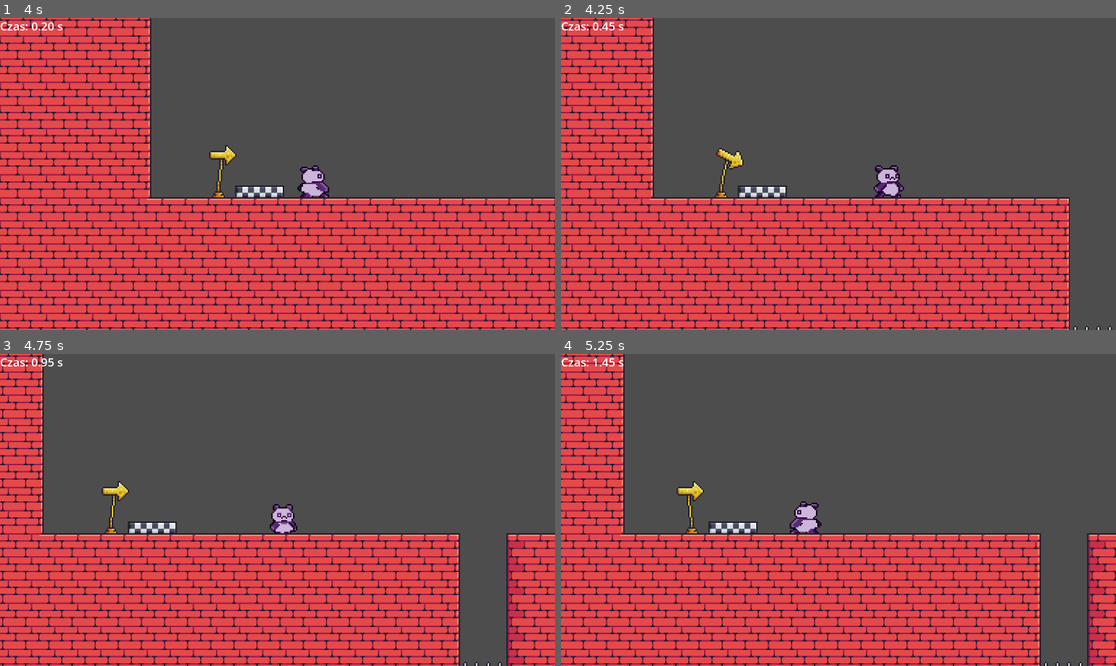
Above: before the commit, frames 1-4 (two rows, left to right).
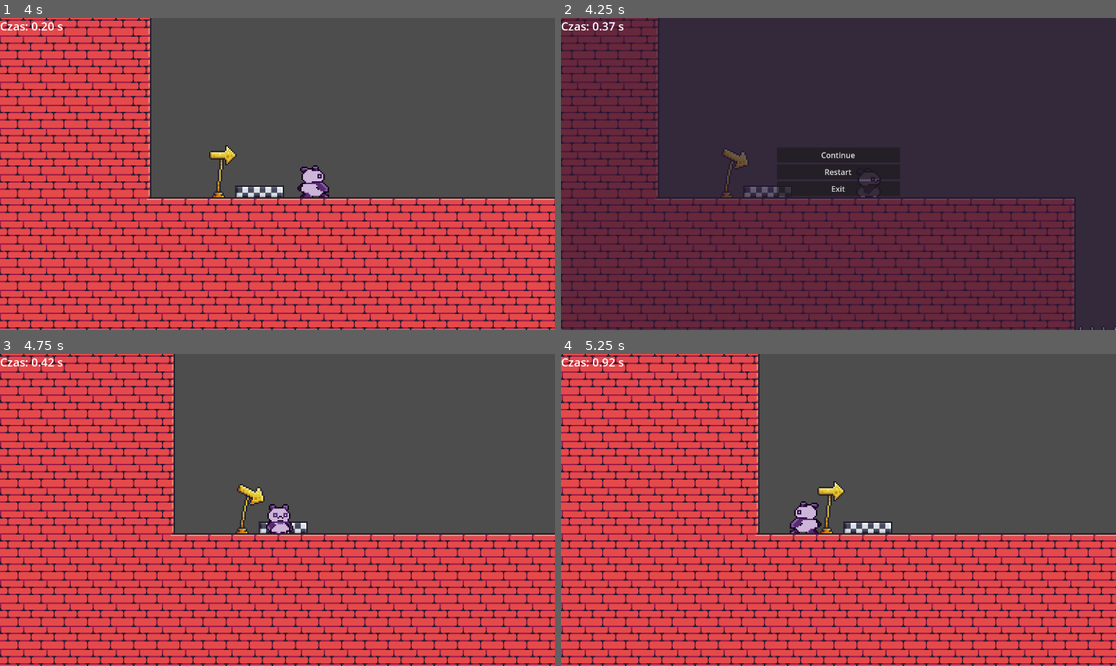
Above: after the commit, the same moments.

Repository: akotu235/panda5
Game: Godot game, scene res://scenes/game.tscn
Same seed, same stepped clock (60 frames per second), same inputs: the game is played once before the commit and once after it. Before the commit the project starts from res://scenes/world.tscn.
Inputs (mouse positions are in pixels of both pictures, inside the frame that each line leads up to):
- Up to frame 1 (4 s): hold Right (move_right) 0.53-2.03 s; tap Space (jump) at 0.77, 1.52, 3.02, 3.77 s; hold Left (move_left) 2.03-2.78 s; hold Right (move_right) from 2.78 s (still down)
- Up to frame 2 (4.25 s): keep holding Right (move_right); tap Escape (menu, bound only after the commit) at 4.15 s
- Up to frame 3 (4.75 s): release Right (move_right) at 4.25 s; click (277, 506) at 4.25 s, where only the run after the commit has a clickable "Restart"
- Up to frame 4 (5.25 s): hold Left (move_left) from 5.03 s (still down)

Frame 1 is identical in both runs. In frame 2, 98% of the frame differs, in the area x 0-100%, y 0-100%; in frame 3, 29%; in frame 4, 30%.

Commit message:
Created menu

Diff:
--- a/project.godot
+++ b/project.godot
@@ -11,7 +11,7 @@
 [application]
 
 config/name="PanDa 5"
-run/main_scene="res://scenes/world.tscn"
+run/main_scene="res://scenes/game.tscn"
 config/features=PackedStringArray("4.3", "GL Compatibility")
 config/icon="res://icon/icon.png"
 
@@ -45,6 +45,11 @@
 , Object(InputEventKey,"resource_local_to_scene":false,"resource_name":"","device":-1,"window_id":0,"alt_pressed":false …(186 unchanged characters)…
 ]
 }
+menu={
+"deadzone": 0.5,
+"events": [Object(InputEventKey,"resource_local_to_scene":false,"resource_name":"","device":-1,"window_id":0,"alt_pressed":false,"shift_pressed":false,"ctrl_pressed":false,"meta_pressed":false,"pressed":false,"keycode":0,"physical_keycode":4194305,"key_label":0,"unicode":0,"location":0,"echo":false,"script":null)
+]
+}
 
 [rendering]
 
--- /dev/null
+++ b/scenes/game.tscn
@@ -0,0 +1,10 @@
+[gd_scene load_steps=3 format=3 uid="uid://dpvkivh3drk6e"]
+
+[ext_resource type="PackedScene" uid="uid://bprkhledwbb5x" path="res://scenes/world.tscn" id="1_nqyl2"]
+[ext_resource type="PackedScene" uid="uid://cgi858takv2nu" path="res://scenes/menu.tscn" id="2_1lote"]
+
+[node name="Game" type="Node2D"]
+
+[node name="World" parent="." instance=ExtResource("1_nqyl2")]
+
+[node name="Menu" parent="." instance=ExtResource("2_1lote")]
--- /dev/null
+++ b/scenes/menu.tscn
@@ -0,0 +1,52 @@
+[gd_scene load_steps=2 format=3 uid="uid://cgi858takv2nu"]
+
+[ext_resource type="Script" path="res://scripts/menu.gd" id="1_4x1fr"]
+
+[node name="Menu" type="CanvasLayer"]
+visible = false
+script = ExtResource("1_4x1fr")
+
+[node name="Panel" type="Panel" parent="."]
+anchors_preset = 15
+anchor_right = 1.0
+anchor_bottom = 1.0
+grow_horizontal = 2
+grow_vertical = 2
+
+[node name="ColorRect" type="ColorRect" parent="Panel"]
+layout_mode = 1
+anchors_preset = 15
+anchor_right = 1.0
+anchor_bottom = 1.0
+grow_horizontal = 2
+grow_vertical = 2
+color = Color(0.313726, 0.0509804, 0.529412, 0.152941)
+
+[node name="VBoxContainer" type="VBoxContainer" parent="Panel"]
+layout_mode = 1
+anchors_preset = -1
+anchor_left = 0.5
+anchor_top = 0.5
+anchor_right = 0.5
+anchor_bottom = 0.5
+offset_left = -128.0
+offset_top = -196.0
+offset_right = 128.0
+offset_bottom = 188.0
+alignment = 1
+
+[node name="ContinueButton" type="Button" parent="Panel/VBoxContainer"]
+layout_mode = 2
+text = "Continue"
+
+[node name="RestartButton" type="Button" parent="Panel/VBoxContainer"]
+layout_mode = 2
+text = "Restart"
+
+[node name="ExitButton" type="Button" parent="Panel/VBoxContainer"]
+layout_mode = 2
+text = "Exit"
+
+[connection signal="pressed" from="Panel/VBoxContainer/ContinueButton" to="." method="_on_continue_button_pressed"]
+[connection signal="pressed" from="Panel/VBoxContainer/RestartButton" to="." method="_on_restart_button_pressed"]
+[connection signal="pressed" from="Panel/VBoxContainer/ExitButton" to="." method="_on_exit_button_pressed"]
--- a/scenes/ui.tscn
+++ b/scenes/ui.tscn
@@ -43,7 +43,7 @@
 text = "Zagraj jeszcze raz"
 
 [node name="BestTimeLabel" type="Label" parent="."]
-anchors_preset = -1
+anchors_preset = 1
 anchor_left = 1.0
 anchor_right = 1.0
 offset_left = -160.0
--- /dev/null
+++ b/scripts/menu.gd
@@ -0,0 +1,66 @@
+extends CanvasLayer
+
+@onready var menu: CanvasLayer = $"."
+@onready var world: Node2D = $"../World"
+
+var is_menu_visible = false
+var is_menu_key_blocked = false
+
+func _process(delta: float) -> void:
+	Events.on_finish.connect(_finished)
+
+func _finished():
+	is_menu_key_blocked = true
+
+func _input(event: InputEvent):
+	if event.is_action_pressed("menu"):
+		if not is_menu_key_blocked:
+			toggle_menu()
+
+func toggle_menu():
+	is_menu_visible = !is_menu_visible
+	menu.visible = is_menu_visible
+
+	if is_menu_visible:
+		pause_game()
+		Input.set_mouse_mode(Input.MOUSE_MODE_VISIBLE)
+	else:
+		resume_game()
+		Input.set_mouse_mode(Input.MOUSE_MODE_CAPTURED)
+
+
+func _on_continue_button_pressed() -> void:
+	toggle_menu()
+
+
+func _on_restart_button_pressed() -> void:
+	world.get_tree().reload_current_scene()
+
+
+func _on_exit_button_pressed() -> void:
+	get_tree().quit()
+
+
+func pause_game():
+	set_process_for_children(world, false)
+
+func resume_game():
+	set_process_for_children(world, true)
+
+
+func set_process_for_children(node: Node, is_active: bool):
+	for child in node.get_children():
+		if child is Node:
+			child.set_process(is_active)
+			child.set_physics_process(is_active)
+		if child is AnimationPlayer:
+			if not is_active:
+				child.pause()
+			else:
+				child.play()
+		if child is AnimatedSprite2D:
+			if not is_active:
+				child.pause()
+			else:
+				child.play()
+		set_process_for_children(child, is_active)
Not shown, changed: export_presets.cfg
Binary file changed: icon/icon.png
